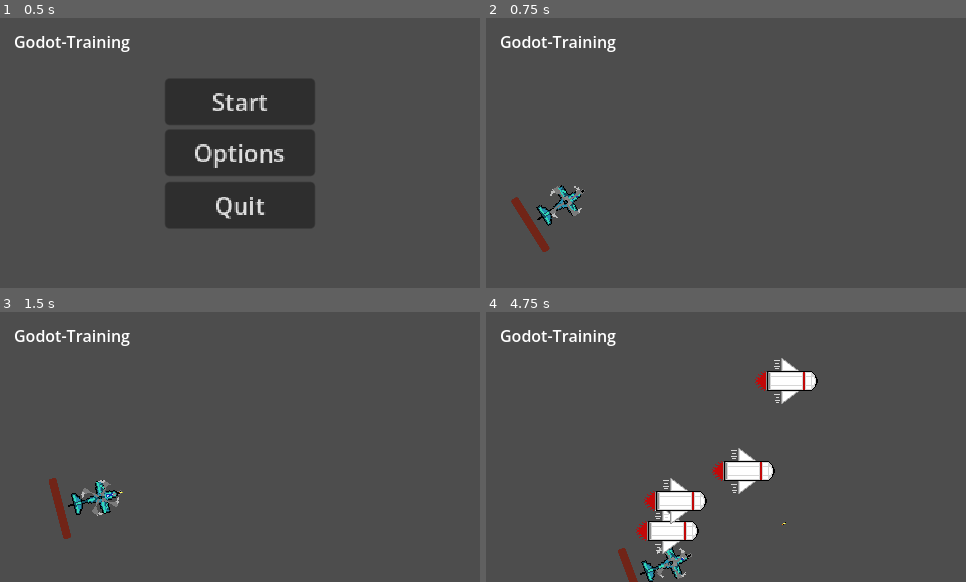
Above: before the commit, frames 1-4 (two rows, left to right).
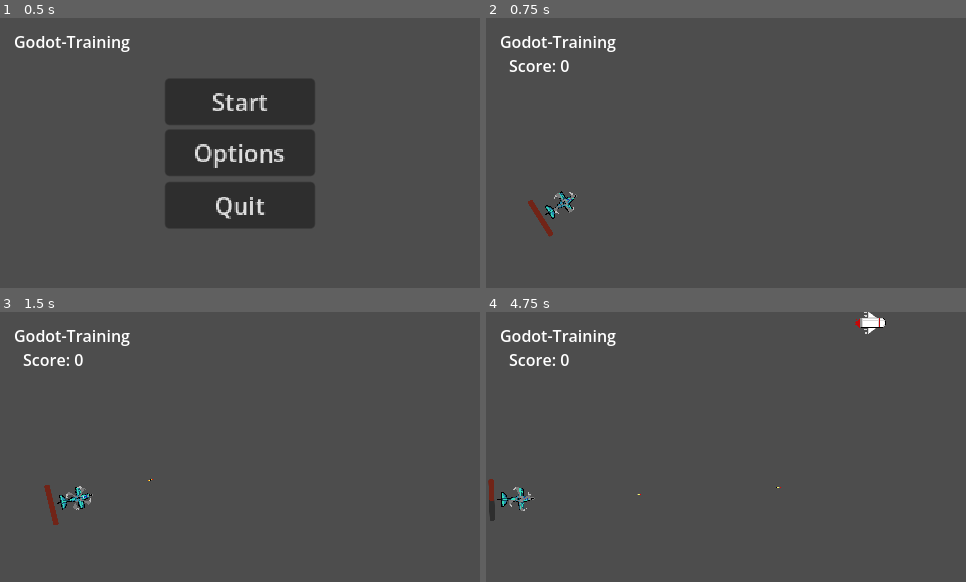
Above: after the commit, the same moments.

Repository: Aceralot/Shots-Fired
Game: Godot game, scene res://Objects/UI/MainMenu.tscn
Same seed, same stepped clock (60 frames per second), same inputs: the game is played once before the commit and once after it.
Inputs (mouse positions are in pixels of both pictures, inside the frame that each line leads up to):
- Up to frame 1 (0.5 s): no input
- Up to frame 2 (0.75 s): click "Start" at 0.5 s
- Up to frame 3 (1.5 s): tap Enter at 1.25 s; move the mouse to (345, 433) at 1.27 s; hold D (move_right, bound only before the commit) from 1.28 s (still down); hold Space (shoot) from 1.28 s (still down)
- Up to frame 4 (4.75 s): move the mouse to (630, 460) at 2.02 s; release D (move_right, bound only before the commit) at 2.03 s; release Space (shoot) at 2.03 s; hold S (move_down) 2.03-2.78 s; tap Space (shoot) at 2.1, 3.6 s; move the mouse to (774, 387) at 2.77 s; hold D (move_right, bound only before the commit) 2.78-3.53 s; hold Space (shoot) 2.78-3.53 s; move the mouse to (702, 501) at 3.52 s; hold W (move_up) 3.53-4.28 s; move the mouse to (870, 487) at 4.27 s; hold A (move_left) from 4.28 s (still down); hold Space (shoot) from 4.28 s (still down)

Frame 1 is identical in both runs. In frame 2, 1.3% of the frame differs, in the area x 4-21%, y 15-87%; in frame 3, 1.6%; in frame 4, 6.0%, in the area x 0-84%, y 0-100%.

Commit message:
Base Game Complete!!
Um broken Right movement. ;-;

Diff:
--- a/Objects/Entity/Bullet.tscn
+++ b/Objects/Entity/Bullet.tscn
@@ -1,33 +1,6 @@
 [gd_scene format=3 uid="uid://ckx223cqp4lg"]
 
-[ext_resource type="Script" uid="uid://m5pa4yv0kltw" path="res://Scripts/player_area_2d.gd" id="1_jljt2"]
-[ext_resource type="Texture2D" uid="uid://o6l8ftfbs66u" path="res://Assets/Sprite/Bullet.png" id="2_rsew6"]
-
-[sub_resource type="AtlasTexture" id="AtlasTexture_8e8e0"]
-atlas = ExtResource("2_rsew6")
-region = Rect2(0, 0, 64, 64)
-
-[sub_resource type="AtlasTexture" id="AtlasTexture_ich3e"]
-atlas = ExtResource("2_rsew6")
-region = Rect2(64, 0, 64, 64)
-
-[sub_resource type="SpriteFrames" id="SpriteFrames_1nna1"]
-animations = [{
-"frames": [{
-"duration": 1.0,
-"texture": SubResource("AtlasTexture_8e8e0")
-}, {
-"duration": 1.0,
-"texture": SubResource("AtlasTexture_ich3e")
-}],
-"loop": true,
-"name": &"Bullet",
-"speed": 5.0
-}]
-
-[sub_resource type="CapsuleShape2D" id="CapsuleShape2D_18qo1"]
-radius = 1.1998227
-height = 11.477935
+[ext_resource type="PackedScene" uid="uid://duww4fyermq45" path="res://Objects/Entity/Bulleted.tscn" id="1_kt3e4"]
 
 [node name="Bullets" type="Node2D" unique_id=1221549464]
 top_level = true
@@ -36,23 +9,4 @@
 rotation = 1.5707964
 scale = Vector2(0.3, 0.3)
 
-[node name="Area2D" type="Area2D" parent="." unique_id=93782271]
-rotation = 1.5536052
-scale = Vector2(0.3, 0.3)
-script = ExtResource("1_jljt2")
-
-[node name="Bullet" type="AnimatedSprite2D" parent="Area2D" unique_id=333277347]
-texture_filter = 1
-rotation = 3.1591246
-sprite_frames = SubResource("SpriteFrames_1nna1")
-animation = &"Bullet"
-autoplay = "Bullet"
-frame_progress = 0.4990378
-
-[node name="CollisionShape2D" type="CollisionShape2D" parent="Area2D" unique_id=137294543]
-position = Vector2(-0.3, 0)
-rotation = 1.5831441
-scale = Vector2(5, 5)
-shape = SubResource("CapsuleShape2D_18qo1")
-
-[connection signal="body_entered" from="Area2D" to="Area2D" method="_on_body_entered"]
+[node name="Bullet" parent="." unique_id=1395735870 instance=ExtResource("1_kt3e4")]
--- /dev/null
+++ b/Objects/Entity/Bulleted.tscn
@@ -0,0 +1,51 @@
+[gd_scene format=3 uid="uid://duww4fyermq45"]
+
+[ext_resource type="Script" uid="uid://m5pa4yv0kltw" path="res://Scripts/player_area_2d.gd" id="1_qp0t6"]
+[ext_resource type="Texture2D" uid="uid://o6l8ftfbs66u" path="res://Assets/Sprite/Bullet.png" id="2_6g7yw"]
+
+[sub_resource type="AtlasTexture" id="AtlasTexture_8e8e0"]
+atlas = ExtResource("2_6g7yw")
+region = Rect2(0, 0, 64, 64)
+
+[sub_resource type="AtlasTexture" id="AtlasTexture_ich3e"]
+atlas = ExtResource("2_6g7yw")
+region = Rect2(64, 0, 64, 64)
+
+[sub_resource type="SpriteFrames" id="SpriteFrames_1nna1"]
+animations = [{
+"frames": [{
+"duration": 1.0,
+"texture": SubResource("AtlasTexture_8e8e0")
+}, {
+"duration": 1.0,
+"texture": SubResource("AtlasTexture_ich3e")
+}],
+"loop": true,
+"name": &"Bullet",
+"speed": 5.0
+}]
+
+[sub_resource type="CapsuleShape2D" id="CapsuleShape2D_18qo1"]
+radius = 1.1998227
+height = 11.477935
+
+[node name="Bullet" type="Area2D" unique_id=1395735870]
+rotation = 1.5536052
+scale = Vector2(0.3, 0.3)
+script = ExtResource("1_qp0t6")
+
+[node name="Bullets" type="AnimatedSprite2D" parent="." unique_id=402731552]
+texture_filter = 1
+rotation = 3.1591246
+sprite_frames = SubResource("SpriteFrames_1nna1")
+animation = &"Bullet"
+autoplay = "Bullet"
+frame_progress = 0.4990378
+
+[node name="CollisionShape2D" type="CollisionShape2D" parent="." unique_id=1252870151]
+position = Vector2(-0.3, 0)
+rotation = 1.5831441
+scale = Vector2(5, 5)
+shape = SubResource("CapsuleShape2D_18qo1")
+
+[connection signal="body_entered" from="." to="." method="_on_body_entered"]
--- a/Objects/Entity/Gun.tscn
+++ b/Objects/Entity/Gun.tscn
@@ -11,28 +11,28 @@
 gradient = SubResource("Gradient_bl7ad")
 fill_to = Vector2(1, 0.97)
 
-[node name="Gun" type="Node2D"]
+[node name="Gun" type="Node2D" unique_id=921963425]
 script = ExtResource("1_bl7ad")
 
-[node name="Area2D" type="Area2D" parent="."]
+[node name="Area2D" type="Area2D" parent="." unique_id=220591768]
 
-[node name="CollisionShape2D" type="CollisionShape2D" parent="Area2D"]
+[node name="CollisionShape2D" type="CollisionShape2D" parent="Area2D" unique_id=1971144593]
 shape = SubResource("CircleShape2D_meehf")
 
-[node name="WeaponPivot" type="Marker2D" parent="Area2D"]
+[node name="WeaponPivot" type="Marker2D" parent="Area2D" unique_id=1578542738]
 
-[node name="Pistol" type="Sprite2D" parent="Area2D/WeaponPivot"]
+[node name="Pistol" type="Sprite2D" parent="Area2D/WeaponPivot" unique_id=1176005480]
 position = Vector2(-14.999998, 0)
 scale = Vector2(0.001, 0.001)
 texture = SubResource("GradientTexture2D_0fye1")
 
-[node name="ShootingPoint" type="Marker2D" parent="Area2D/WeaponPivot/Pistol"]
+[node name="ShootingPoint" type="Marker2D" parent="Area2D/WeaponPivot/Pistol" unique_id=1580824092]
 unique_name_in_owner = true
 position = Vector2(0.39999998, -0.19999999)
 rotation = -1.5707964
 
-[node name="Timer" type="Timer" parent="."]
-wait_time = 0.3
+[node name="Timer" type="Timer" parent="." unique_id=1102594328]
+wait_time = 0.2
 autostart = true
 
 [connection signal="timeout" from="Timer" to="." method="_on_timeout"]
--- a/Objects/Entity/player.tscn
+++ b/Objects/Entity/player.tscn
@@ -10,7 +10,9 @@
 
 @export var SPEED = 100
 
+var score = 0
 signal health_depleted
+signal scored
 
 var helath = 100
 
@@ -28,21 +30,15 @@
 	velocity = direction * SPEED
 	move_and_slide()
 
-	const DAMAGE_RATE = 5.0
+	var DAMAGE_RATE = 50
 	var overlapping_mobs = $HitBox.get_overlapping_areas()
 	if overlapping_mobs.size() > 0:
 		health -= DAMAGE_RATE * overlapping_mobs.size() * delta
 		%ProgressBar.value = health
 		if health <= 0.0:
 			health_depleted.emit()
+			get_tree().change_scene_to_file(\"res://Objects/UI/MainMenu.tscn\")
 
-
-
-	#// play animation// unhashtag when animations are ready
-	#if velocity.length() > 0.0:
-		#$AnimationPlayer.play_walk_animation()
-	#else:
-		#$AnimationPlayer.play_idle_animation()
 
 
 
--- a/Objects/Environment/Enemy_Spawner.tscn
+++ b/Objects/Environment/Enemy_Spawner.tscn
@@ -8,6 +8,7 @@
 enemy_prefab = ExtResource("2_p4u4m")
 
 [node name="Timer" type="Timer" parent="." unique_id=468012665]
+wait_time = 2.0
 autostart = true
 
 [connection signal="timeout" from="Timer" to="." method="_on_timeout"]
--- a/Scenes/Prototyping/LevelDesign.tscn
+++ b/Scenes/Prototyping/LevelDesign.tscn
@@ -3,15 +3,79 @@
 [ext_resource type="PackedScene" uid="uid://cfto5xdiaq4xj" path="res://Scenes/Prototyping/enemy.tscn" id="2_hp3xh"]
 [ext_resource type="PackedScene" uid="uid://0lkxrnsn52p1" path="res://Objects/Entity/player.tscn" id="3_3jyhc"]
 [ext_resource type="PackedScene" uid="uid://bgm6ppsjn4jm5" path="res://Objects/Environment/Enemy_Spawner.tscn" id="3_riaij"]
+[ext_resource type="Script" uid="uid://bs4ytg88cu8d3" path="res://Scripts/UI/score.gd" id="4_riaij"]
+
+[sub_resource type="WorldBoundaryShape2D" id="WorldBoundaryShape2D_riaij"]
 
 [node name="LevelDesign" type="Node2D" unique_id=1475208290]
 position = Vector2(1, 0)
 
 [node name="Player" parent="." unique_id=41667982 instance=ExtResource("3_3jyhc")]
 position = Vector2(74, 187)
-scale = Vector2(0.3, 0.3)
+scale = Vector2(0.2, 0.2)
 
 [node name="Enemy_Spawner" parent="." unique_id=866135157 node_paths=PackedStringArray("target") instance=ExtResource("3_riaij")]
-position = Vector2(308, 55)
+position = Vector2(436, -26)
 enemy_prefab = ExtResource("2_hp3xh")
 target = NodePath("../Player")
+
+[node name="Enemy_Spawner2" parent="." unique_id=817702188 node_paths=PackedStringArray("target") instance=ExtResource("3_riaij")]
+position = Vector2(1, -130)
+enemy_prefab = ExtResource("2_hp3xh")
+target = NodePath("../Player")
+
+[node name="Enemy_Spawner3" parent="." unique_id=1671204903 node_paths=PackedStringArray("target") instance=ExtResource("3_riaij")]
+position = Vector2(-89, 354)
+enemy_prefab = ExtResource("2_hp3xh")
+target = NodePath("../Player")
+
+[node name="Enemy_Spawner4" parent="." unique_id=1912852607 node_paths=PackedStringArray("target") instance=ExtResource("3_riaij")]
+position = Vector2(561, 343)
+enemy_prefab = ExtResource("2_hp3xh")
+target = NodePath("../Player")
+
+[node name="UILayer" type="CanvasLayer" parent="." unique_id=825119444]
+
+[node name="UI" type="Control" parent="UILayer" unique_id=622152150]
+layout_mode = 3
+anchors_preset = 15
+anchor_right = 1.0
+anchor_bottom = 1.0
+grow_horizontal = 2
+grow_vertical = 2
+metadata/_edit_use_anchors_ = true
+
+[node name="ScoreLabel" type="Label" parent="UILayer/UI" unique_id=2005625282]
+layout_mode = 0
+offset_left = 23.0
+offset_top = 36.0
+offset_right = 84.0
+offset_bottom = 59.0
+theme_override_font_sizes/font_size = 16
+text = "Score: 0"
+script = ExtResource("4_riaij")
+metadata/_edit_use_anchors_ = true
+
+[node name="Boundries" type="Area2D" parent="." unique_id=1535458887]
+
+[node name="CollisionShape2D" type="CollisionShape2D" parent="Boundries" unique_id=1550804354]
+position = Vector2(225, -2)
+rotation = 3.1415927
+shape = SubResource("WorldBoundaryShape2D_riaij")
+
+[node name="CollisionShape2D2" type="CollisionShape2D" parent="Boundries" unique_id=664976938]
+position = Vector2(0, 136)
+rotation = 1.5707964
+shape = SubResource("WorldBoundaryShape2D_riaij")
+
+[node name="CollisionShape2D3" type="CollisionShape2D" parent="Boundries" unique_id=1868083070]
+position = Vector2(480, 125)
+rotation = -1.5707964
+shape = SubResource("WorldBoundaryShape2D_riaij")
+
+[node name="CollisionShape2D4" type="CollisionShape2D" parent="Boundries" unique_id=838382120]
+position = Vector2(229, 269)
+shape = SubResource("WorldBoundaryShape2D_riaij")
+
+[connection signal="scored" from="Player" to="Player" method="_on_scored"]
+[connection signal="scored" from="Player" to="Player" method="_on_player_scored"]
--- a/Scenes/Prototyping/enemy.tscn
+++ b/Scenes/Prototyping/enemy.tscn
@@ -29,7 +29,11 @@
 "speed": 5.0
 }]
 
+[sub_resource type="CircleShape2D" id="CircleShape2D_gorhj"]
+radius = 26.076809
+
 [node name="Enemy" type="CharacterBody2D" unique_id=1174540543]
+scale = Vector2(0.5, 0.5)
 script = ExtResource("1_gorhj")
 
 [node name="CollisionShape2D" type="CollisionShape2D" parent="." unique_id=405697487]
@@ -40,3 +44,12 @@
 texture_filter = 1
 sprite_frames = SubResource("SpriteFrames_3ldh3")
 animation = &"Idle"
+
+[node name="Hitbox" type="Area2D" parent="." unique_id=864339758]
+
+[node name="CollisionShape2D" type="CollisionShape2D" parent="Hitbox" unique_id=165868950]
+position = Vector2(-1.4901161e-09, 0)
+scale = Vector2(1, 0.9)
+shape = SubResource("CircleShape2D_gorhj")
+
+[connection signal="area_entered" from="Hitbox" to="." method="_on_area_entered"]
--- a/Scripts/Core/enemy.gd
+++ b/Scripts/Core/enemy.gd
@@ -1,7 +1,10 @@
 extends CharacterBody2D
+class_name enemy
 
+signal scored
+var score = 0
 
-const SPEED = 100.0
+const SPEED = 30
 var player : Node2D
 
 func _physics_process(delta: float) -> void:
@@ -9,3 +12,8 @@
 	var direction = (player.global_position - global_position).normalized()
 	velocity = direction * SPEED
 	move_and_slide()
+
+func _on_area_entered(area: Area2D) -> void:
+	if area is Bullet:
+		queue_free()
+		area.queue_free()
--- a/Scripts/Player/gun.gd
+++ b/Scripts/Player/gun.gd
@@ -1,14 +1,6 @@
 extends Node2D
 
 
-# Called when the node enters the scene tree for the first time.
-func _ready() -> void:
-	pass # Replace with function body.
-
-
-# Called every frame. 'delta' is the elapsed time since the previous frame.
-func _process(delta: float) -> void:
-	pass
 
 func shoot():
 	if Input.is_action_pressed( "shoot" ):
--- /dev/null
+++ b/Scripts/UI/score.gd
@@ -0,0 +1,4 @@
+extends Label
+
+func _on_bullet_entered_scored(score : int) -> void:
+	text = "Score:" + str(score)
--- a/Scripts/player_area_2d.gd
+++ b/Scripts/player_area_2d.gd
@@ -1,18 +1,24 @@
 extends Area2D
-
+class_name Bullet
 
 # Called when the node enters the scene tree for the first time.
 func _ready() -> void:
 	pass # Replace with function body.
 
+var score = 0
+const SPEED = 1000
+const RANGE = 1200
+signal scored
 
+var direction = Vector2.RIGHT.rotated( rotation )
 var travelled_distance = 0
+
+func _process(delta: float) -> void:
+	translate( direction * SPEED * delta)
+
 
 # Called every frame. 'delta' is the elapsed time since the previous frame.
 func _physics_process(delta: float) -> void:
-	const SPEED = 1000
-	const RANGE = 1200
-	var direction = Vector2.RIGHT.rotated( rotation )
 	position += direction * SPEED * delta
 
 	travelled_distance += SPEED * delta
--- a/project.godot
+++ b/project.godot
@@ -38,11 +38,7 @@
 move_left={
 "deadzone": 0.5,
 "events": Array[InputEvent]([Object(InputEventKey,"resource_local_to_scene":false,"resource_name":"","device":0,"window …(207 unchanged characters)…
-])
-}
-move_right={
-"deadzone": 0.5,
-"events": Array[InputEvent]([Object(InputEventKey,"resource_local_to_scene":false,"resource_name":"","device":0,"window_id":0,"alt_pressed":false,"shift_pressed":false,"ctrl_pressed":false,"meta_pressed":false,"pressed":false,"keycode":0,"physical_keycode":68,"key_label":0,"unicode":0,"location":0,"echo":false,"script":null)
+, Object(InputEventJoypadMotion,"resource_local_to_scene":false,"resource_name":"","device":-1,"axis":0,"axis_value":-1.0,"script":null)
 ])
 }
 move_up={
@@ -62,6 +58,11 @@
 , Object(InputEventKey,"resource_local_to_scene":false,"resource_name":"","device":0,"window_id":0,"alt_pressed":false,"shift_pressed":false,"ctrl_pressed":false,"meta_pressed":false,"pressed":false,"keycode":0,"physical_keycode":79,"key_label":0,"unicode":0,"location":0,"echo":false,"script":null)
 ])
 }
+" move_right"={
+"deadzone": 0.5,
+"events": Array[InputEvent]([Object(InputEventKey,"resource_local_to_scene":false,"resource_name":"","device":0,"window_id":0,"alt_pressed":false,"shift_pressed":false,"ctrl_pressed":false,"meta_pressed":false,"pressed":false,"keycode":0,"physical_keycode":68,"key_label":0,"unicode":0,"location":0,"echo":false,"script":null)
+])
+}
 
 [physics]
 
@@ -76,12 +77,12 @@
 
 project/editorState=[{
 "column": 0,
-"line": 14,
+"line": 0,
 "path": "res://Scripts/Player/gun.gd",
 "type": "file"
 }, {
 "column": 0,
-"line": 0,
+"line": 35,
 "path": "res://Scripts/player_area_2d.gd",
 "type": "file"
 }, {
@@ -111,14 +112,18 @@
 "type": "file"
 }, {
 "column": 0,
-"current": true,
-"line": 10,
+"line": 9,
 "path": "res://Scripts/Utils/enemy_spawner.gd",
 "type": "file"
 }, {
-"column": 4,
-"line": 4,
+"column": 0,
+"line": 6,
 "path": "res://Scripts/Core/enemy.gd",
+"type": "file"
+}, {
+"column": 0,
+"line": 0,
+"path": "res://Scripts/UI/score.gd",
 "type": "file"
 }]
 project/breakpoints={
@@ -126,6 +131,7 @@
 "res://Scripts/Core/enemy.gd": PackedInt32Array(),
 "res://Scripts/Player/player_move_and_shoot.gd": PackedInt32Array(),
 "res://Scripts/UI/Videoscript.gd": PackedInt32Array(),
-"res://Scripts/UI/controls.gd": PackedInt32Array()
+"res://Scripts/UI/controls.gd": PackedInt32Array(),
+"res://Scripts/player_area_2d.gd": PackedInt32Array()
 }
 project/disabled_breakpoints={}
Not shown: 1 places in Objects/Entity/Gun.tscn that only renumber resources
Not shown, added: Scripts/UI/score.gd.uid
